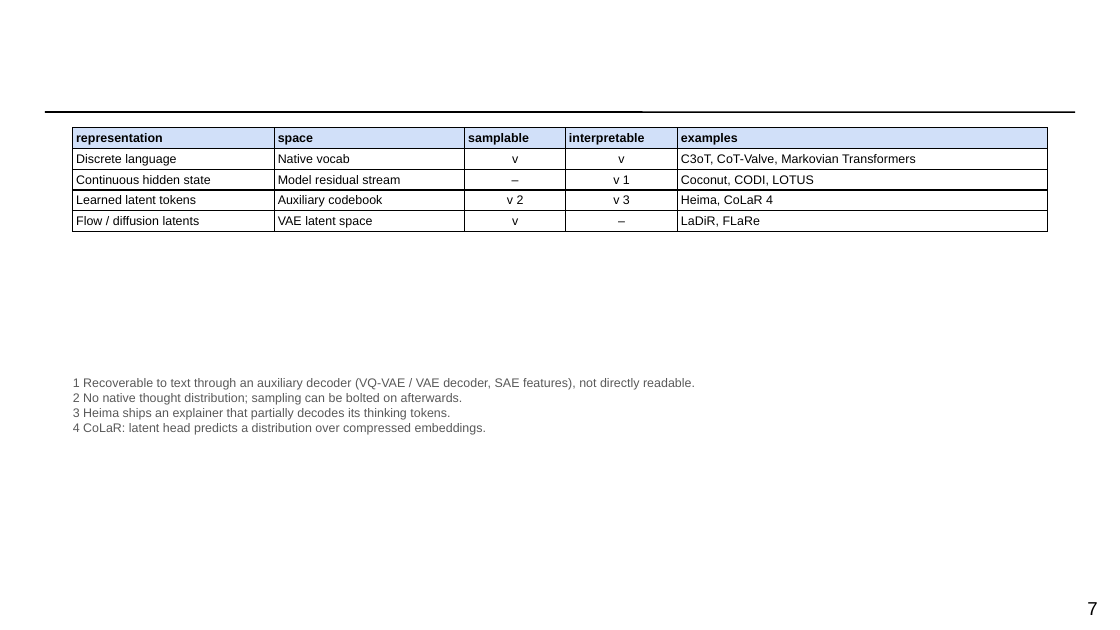
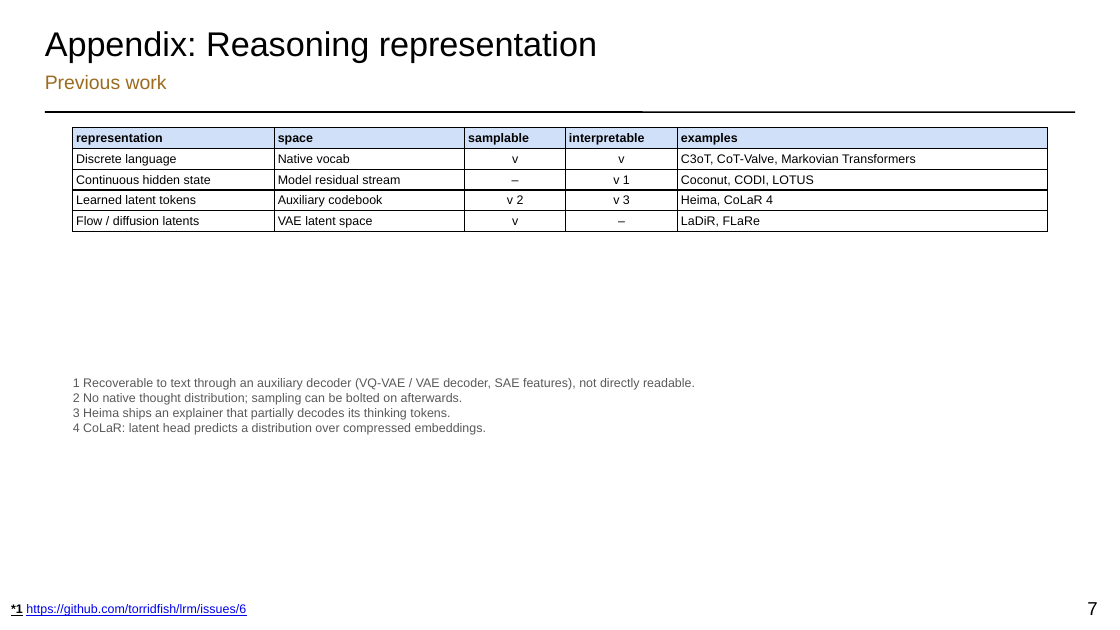
Before and after one commit to torridfish/dotfiles, a slide deck: slide 7 of agents/.agents/skills/research-slides/assets/research-slides-template.pptx. Drawn at 1120x630 pixels with LibreOffice and Linux fonts; fonts in the diff are those of the drawing. Boxes give left, top, right and bottom in pixels: in the first picture for what was removed or moved away, otherwise in the second. Text is boxed around its words. In the diff, an @@ line names an element or a change of style, - is before the commit and + after.

```diff
--- a/agents/.agents/skills/research-slides/assets/research-slides-template.pptx
+++ b/agents/.agents/skills/research-slides/assets/research-slides-template.pptx
@@ text added at (45, 31, 597, 63), 22 pt, text #000000 @@
+Appendix: Reasoning representation
@@ text added at (45, 75, 167, 89), 12.5 pt, text #9C6B1E @@
+Previous work
@@ text added at (11, 604, 246, 616), 8 pt, text #0000EE, underline @@
+*1 https://github.com/torridfish/lrm/issues/6
```
Also in this commit, not shown: 12 other slides changed, 1 slide added, 1 slide removed, 2 other files.
